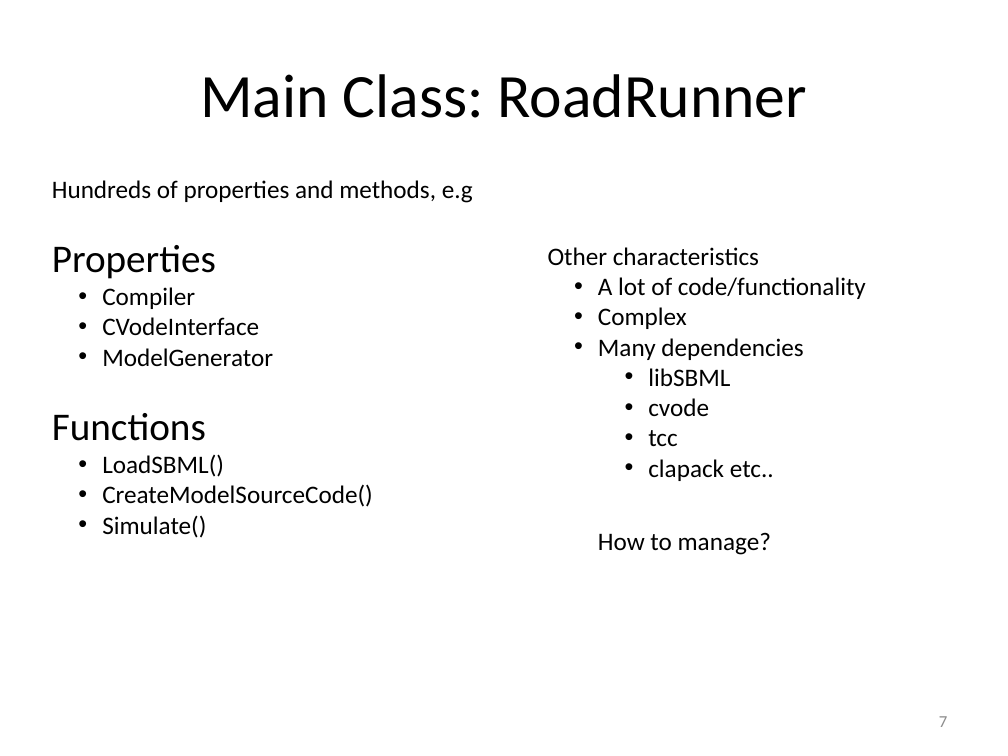
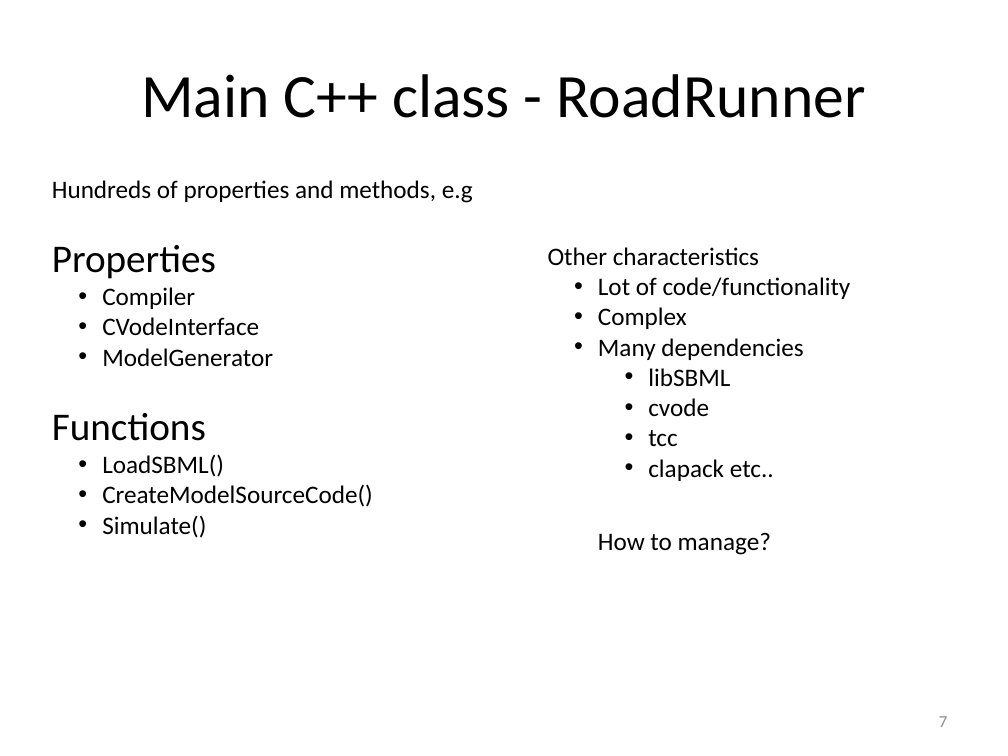
Before and after one commit to gregmedlock/roadrunnerwork, a slide deck: slide 7 of trunk/Docs/RoadRunnerPPT.pptx. Drawn at 1008x756 pixels with LibreOffice and Linux fonts; fonts in the diff are those of the drawing. Boxes give left, top, right and bottom in pixels: in the first picture for what was removed or moved away, otherwise in the second. Text is boxed around its words. In the diff, an @@ line names an element or a change of style, - is before the commit and + after.

```diff
--- a/trunk/Docs/RoadRunnerPPT.pptx
+++ b/trunk/Docs/RoadRunnerPPT.pptx
@@ title at box(141, 74, 866, 118): text changed @@
-Main Class: RoadRunner
+Main C++ class - RoadRunner
@@ text at box(598, 277, 851, 299): text changed @@
-  • A lot of code/functionality
+  • Lot of code/functionality
```
Also in this commit, not shown: 15 other slides changed, 1 other file.
